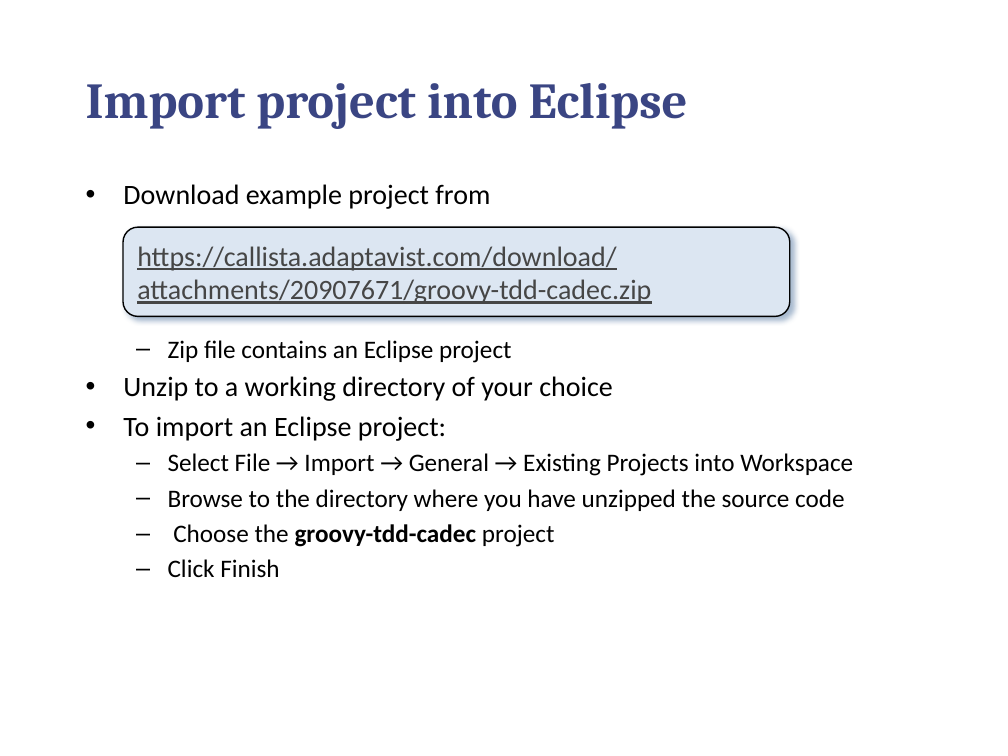
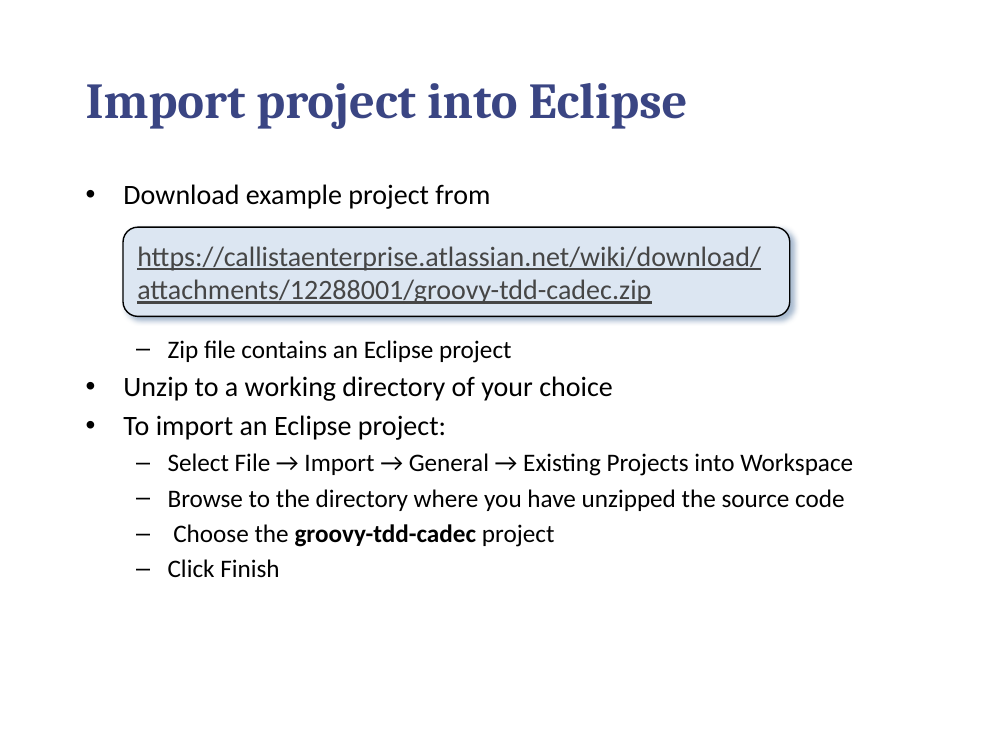
Before and after one commit to callistaenterprise/groovy-tdd-cadec, a slide deck: slide 11 of docs/groovy-tdd-installation.pptx. Drawn at 1008x756 pixels with LibreOffice and Linux fonts; fonts in the diff are those of the drawing; background and template pictures are left out. Boxes give left, top, right and bottom in pixels: in the first picture for what was removed or moved away, otherwise in the second. Text is boxed around its words. In the diff, an @@ line names an element or a change of style, - is before the commit and + after.

```diff
--- a/docs/groovy-tdd-installation.pptx
+++ b/docs/groovy-tdd-installation.pptx
@@ text in rounded rectangle at <box>137,246,761,304</box>: text changed @@
-  https://callista.adaptavist.com/download/attachments/20907671/groovy-tdd-cadec.zip
+  https://callistaenterprise.atlassian.net/wiki/download/attachments/12288001/groovy-tdd-cadec.zip
```
Also in this commit, not shown: 12 other slides changed, 2 other files.
